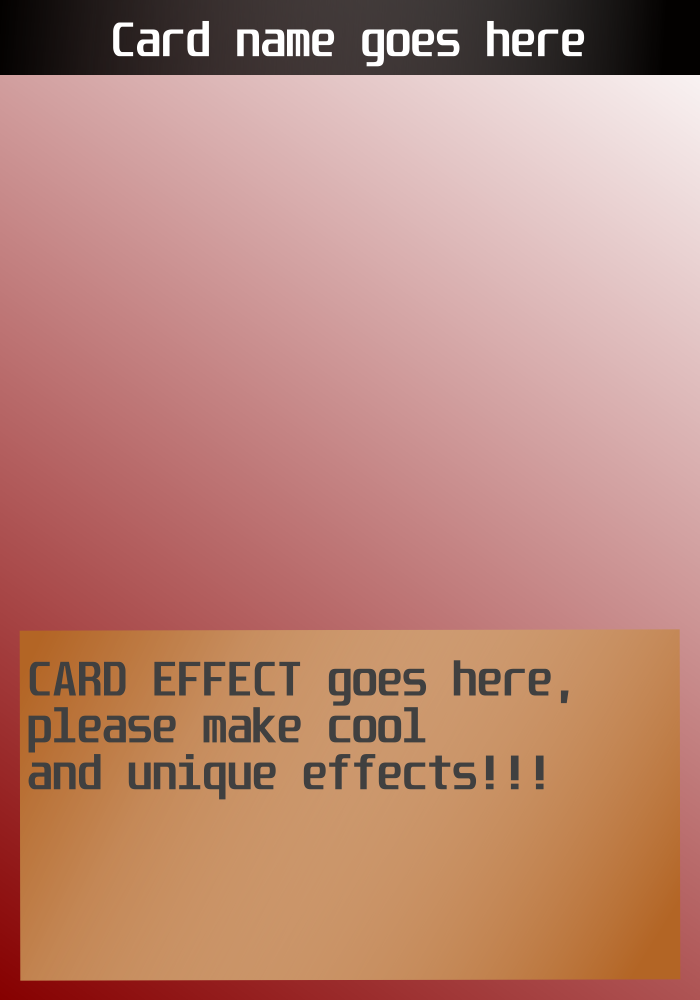
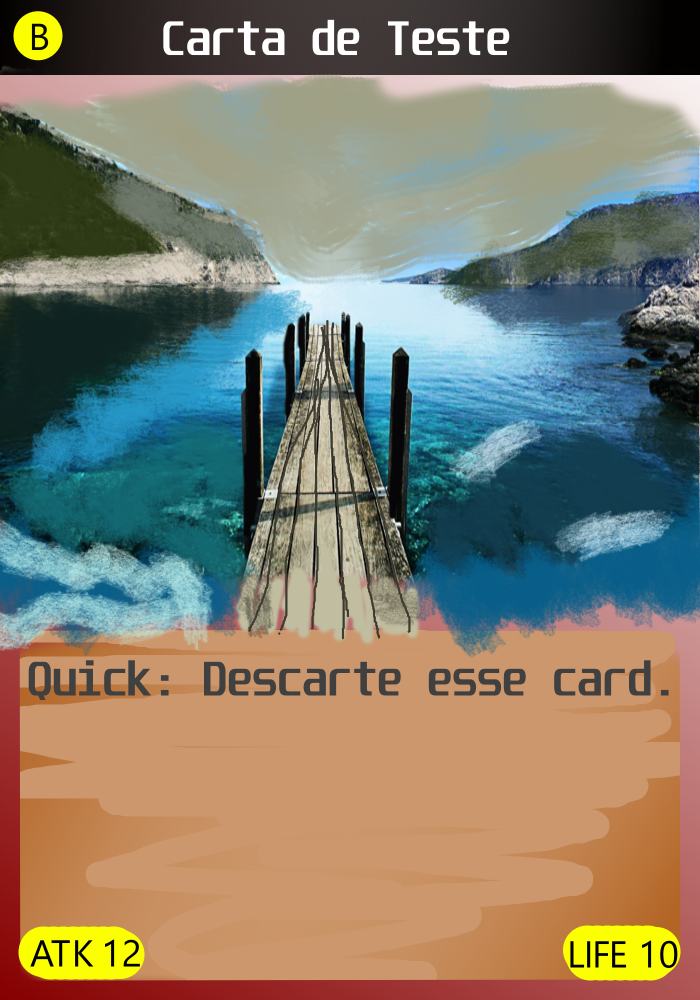
Revision of a layered 700×1000 image; what changed, layer by layer:
added layer "caixinhas dos stats" above "Plano de fundo" over [left=18, top=896, right=681, bottom=981]
added layer "Plano de fundo" above "Effect text box" over [left=0, top=11, right=700, bottom=734]
painted on "Effect text box" over [left=0, top=11, right=700, bottom=981]
painted on "plano de fundo/ arte" over [left=0, top=11, right=700, bottom=981]
